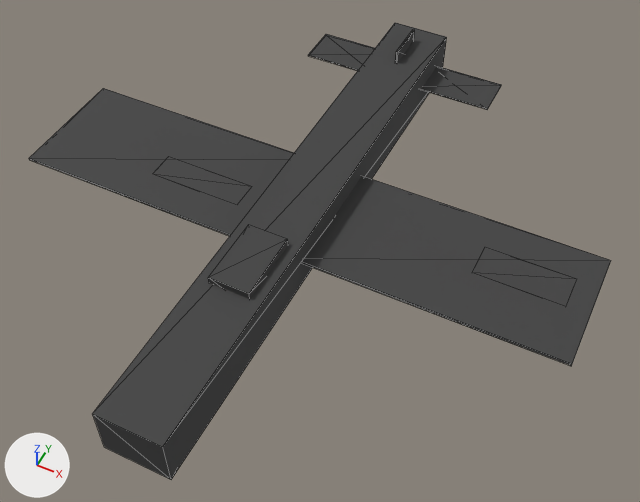
What one commit did to the glTF model game/assets/units/su25_Destroyed.glb.
Both versions are drawn from a camera (50 mm lens) standing at (7.51, -14.12, 18.6) and looking at (0.55, -0.21, 1.22). The axes (+X, +Y, +Z) are drawn at lower left. The lights are the same throughout. The older version comes first. Mesh edges are drawn as thin lines. Where no turn or scale is listed for an object, it has been applied to the vertices. Vertices at exactly the same position are counted once.

Script lines for the objects in view, before the commit:
```python
ob_cockpit = bpy.data.objects.new('Cockpit', me_cockpit)
ob_cockpit.location = (0.0, -2.76, 2.98)
ob_elevator_l = bpy.data.objects.new('Elevator_L', me_elevator_l)
ob_elevator_l.location = (-1.72, 6.45, 2.4)
ob_elevator_r = bpy.data.objects.new('Elevator_R', me_elevator_r)
ob_elevator_r.location = (1.72, 6.45, 2.4)
ob_fuselage = bpy.data.objects.new('Fuselage', me_fuselage)
ob_fuselage.parent = ob_root
ob_fuselage.location = (0.0, 0.0, 0.0)
ob_root = bpy.data.objects.new('Root', None)
ob_root.location = (0.0, 0.0, 2.4)
ob_rudder = bpy.data.objects.new('Rudder', me_rudder)
ob_rudder.parent = ob_fuselage
ob_rudder.location = (0.0, 6.451, 0.576)
ob_wing_l = bpy.data.objects.new('Wing_L', me_wing_l)
ob_wing_l.location = (-4.02, 0.0, 2.4)
ob_wing_r = bpy.data.objects.new('Wing_R', me_wing_r)
ob_wing_r.location = (4.02, 0.0, 2.4)
```
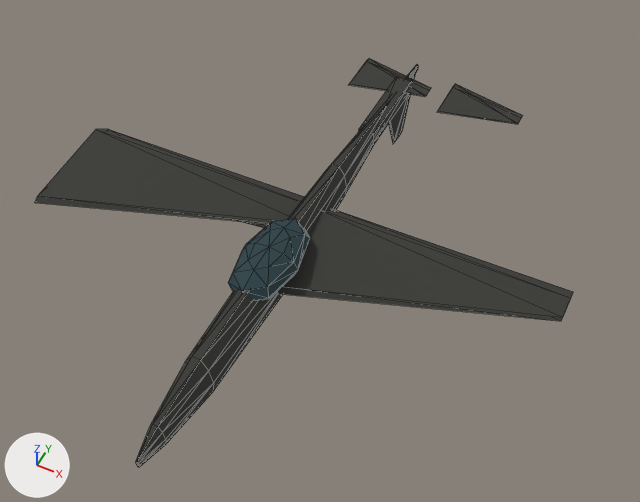
ob_root is not drawn itself; it is the parent of ob_fuselage.

What differs and where, as boxes [x1, y1, x2, y2] in the pictures (640 x 502 px):
'Fuselage', recoloured, surface changed, reshaped, moved (20% narrower, 12% shorter): before [93, 23, 447, 479]; after [136, 64, 418, 467]
'Wing_R', recoloured, surface changed, reshaped, moved (41% shorter): before [303, 176, 611, 366]; after [277, 209, 573, 321]
'Wing_L', recoloured, surface changed, reshaped, moved (36% shorter): before [29, 88, 294, 236]; after [35, 129, 304, 224]
'Cockpit', recoloured, surface changed, reshaped, moved: before [208, 225, 288, 299]; after [228, 218, 310, 301]
'Elevator_R', recoloured, surface changed, reshaped, moved: before [421, 66, 502, 110]; after [437, 83, 523, 124]
'Elevator_L', recoloured, surface changed, reshaped, moved: before [308, 34, 375, 71]; after [349, 58, 431, 96]
'TailBoom', now drawn: after [359, 76, 412, 145]
'Rudder', recoloured, surface changed, reshaped, moved, turned: before [396, 29, 415, 63]; after [389, 75, 415, 144]
'Flap_L', recoloured, surface changed: [240, 221, 268, 228] in both

What changed in the scene script:
```text
Change mat_burned:
    mat_burned.base_color: (0.05, 0.05, 0.05) -> (0.04, 0.04, 0.035)  # dark grey #3f3f3f -> dark grey #383835
    mat_burned.roughness: 0.8 -> 0.95
Change me_fuselage:
    used by ob_fuselage; parent = ob_root; location = (0.0, 0.0, 0.0)
    remove me_fuselage.from_pydata(...)  # 8 vertices, 12 faces; spans x -0.8..0.8, y -7.7..7.7, z -0.7..0.7
    add me_fuselage.from_pydata(...)  # 70 vertices, 136 faces; spans x -0.4..0.4, y -7.7..7.7, z -0.8..0.8
    me_fuselage part 1: 8 vertices removed from x -0.8..0.8, y -7.7..7.7, z -0.7..0.7; 70 vertices added at x -0.4..0.4, y -7.7..7.7, z -0.8..0.8
Change me_cockpit:
    remove me_cockpit.from_pydata(...)  # 8 vertices, 12 faces; spans x -0.53..0.53, y -0.92..0.92, z -0.29..0.29
    remove me_cockpit.materials.append(mat_burned)  # dark grey #3f3f3f
    add me_cockpit.from_pydata(...)  # 42 vertices, 80 faces; spans x -0.77..0.77, y -1.54..1.54, z -0.48..0.48
    me_cockpit part 2: 8 vertices removed from x -0.53..0.53, y -0.92..0.92, z -0.29..0.29; 42 vertices added at x -0.77..0.77, y -1.54..1.54, z -0.48..0.48, forming an icosphere of 80 faces
    add me_cockpit.materials.append(mat_track)  # dark cyan #273f45
Change me_elevator_l:
    remove me_elevator_l.from_pydata(...)  # 8 vertices, 12 faces; spans x -1.15..1.15, y -0.61..0.61, z -0.02..0.02
    add me_elevator_l.from_pydata(...)  # 8 vertices, 12 faces; spans x 0.0..2.3, y -0.77..0.77, z 0.0..0.05
    me_elevator_l part 3: the whole mesh is rebuilt
Change me_elevator_r:
    remove me_elevator_r.from_pydata(...)  # 8 vertices, 12 faces; spans x -1.15..1.15, y -0.61..0.61, z -0.02..0.02
    add me_elevator_r.from_pydata(...)  # 8 vertices, 12 faces; spans x 0.0..2.3, y -0.77..0.77, z 0.0..0.05
    me_elevator_r part 4: the whole mesh is rebuilt
Change me_rudder:
    used by ob_rudder; parent = ob_fuselage; location = (0.0, 6.451, 0.576)
    remove me_rudder.from_pydata(...)  # 8 vertices, 12 faces; spans x -0.03..0.03, y -0.614..0.614, z -0.48..0.48
    add me_rudder.from_pydata(...)  # 8 vertices, 12 faces; spans x 0.0..2.016, y -1.229..1.229, z 0.0..0.05
    me_rudder part 5: the whole mesh is rebuilt
Change me_wing_l:
    remove me_wing_l.from_pydata(...)  # 8 vertices, 12 faces; spans x -3.45..3.45, y -1.69..1.69, z -0.04..0.04
    add me_wing_l.from_pydata(...)  # 8 vertices, 12 faces; spans x 0.0..6.89, y -1.69..1.74, z 0.0..0.38
    me_wing_l part 6: the whole mesh is rebuilt
Change me_wing_r:
    remove me_wing_r.from_pydata(...)  # 8 vertices, 12 faces; spans x -3.45..3.45, y -1.69..1.69, z -0.04..0.04
    add me_wing_r.from_pydata(...)  # 8 vertices, 12 faces; spans x 0.0..6.89, y -1.69..1.74, z 0.0..0.38
    me_wing_r part 7: the whole mesh is rebuilt
Change ob_root:
    ob_root.location: (0.0, 0.0, 2.4) -> (0.0, 0.0, 1.68)
Change ob_cockpit:
    ob_cockpit.location: (0.0, -2.76, 2.98) -> (0.0, -1.84, 2.26)
Change ob_elevator_l:
    ob_elevator_l.location: (-1.72, 6.45, 2.4) -> (-1.44, 6.45, 1.87)
Change ob_elevator_r:
    ob_elevator_r.location: (1.72, 6.45, 2.4) -> (1.44, 6.45, 1.87)
Change ob_rudder:
    ob_rudder.location: (0.0, 6.451, 0.576) -> (0.0, 6.451, 0.096)
    ob_rudder.rotation_euler: (0.0, 0.0, 0.0) -> (0.0, 1.571, 0.0)  # degrees (0, 0, 0) -> degrees (0, 90, 0)
Change ob_wing_l:
    ob_wing_l.location: (-4.02, 0.0, 2.4) -> (-6.89, -0.77, 1.68)
Change ob_wing_r:
    ob_wing_r.location: (4.02, 0.0, 2.4) -> (0.0, -0.77, 1.68)
```
